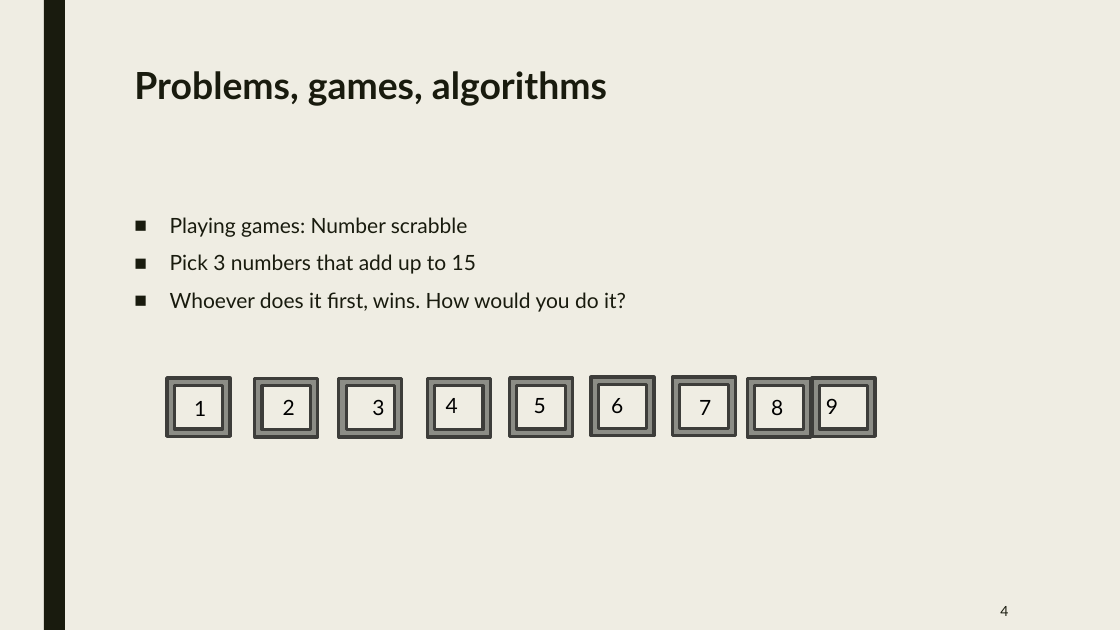
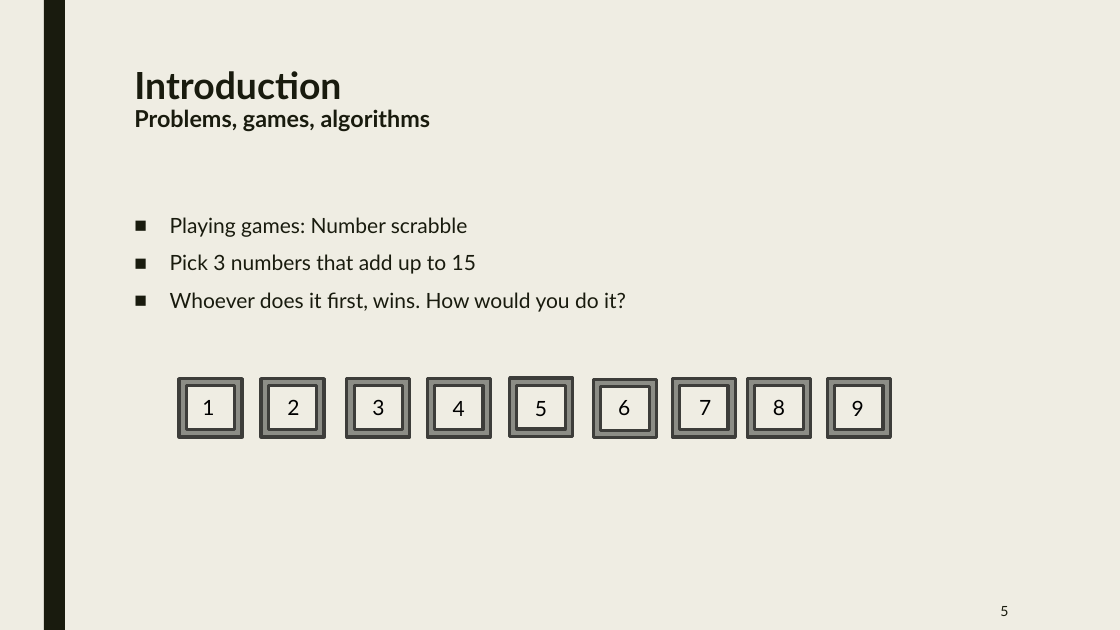
Before and after one commit to jurtasun/presentations, a slide deck: slide 4 of 202306_LMS_Complexity/202306_LMS_Complexity.ppt (slide 3 before the commit). Drawn at 1120x630 pixels with LibreOffice and Linux fonts; fonts in the diff are those of the drawing. Boxes give left, top, right and bottom in pixels: in the first picture for what was removed or moved away, otherwise in the second. Text is boxed around its words. In the diff, an @@ line names an element or a change of style, - is before the commit and + after.

```diff
--- a/202306_LMS_Complexity/202306_LMS_Complexity.ppt
+++ b/202306_LMS_Complexity/202306_LMS_Complexity.ppt
@@ title at (134, 71, 431, 132): text changed; size 32 to 20 pt @@
-Problems, games, algorithms
+Introduction
+Problems, games, algorithms
@@ 2 frames, 1 text: place and size @@
-2 frames, 1 text at (167, 378, 402, 438)
+2 frames, 1 text at (179, 379, 410, 438)
@@ frame: place and size @@
-frame at (255, 379, 318, 438)
+frame at (261, 379, 324, 438)
@@ frame: place and size @@
-frame at (812, 378, 875, 437)
+frame at (828, 379, 891, 438)
@@ text "2": place and size @@
-text "2" at (283, 399, 295, 415)
+text "2" at (287, 399, 299, 415)
@@ text "4": place and size @@
-text "4" at (446, 398, 458, 413)
+text "4" at (453, 401, 465, 416)
@@ text "6": place and size @@
-text "6" at (611, 398, 623, 413)
+text "6" at (618, 400, 630, 415)
@@ text "9": place and size @@
-text "9" at (826, 398, 838, 414)
+text "9" at (852, 400, 864, 416)
@@ page number at (1000, 606, 1008, 616): text changed @@
-4
+5
```
Also in this commit, not shown: 1 other slide changed, 14 slides added, 4 slides removed, 1 other file.
